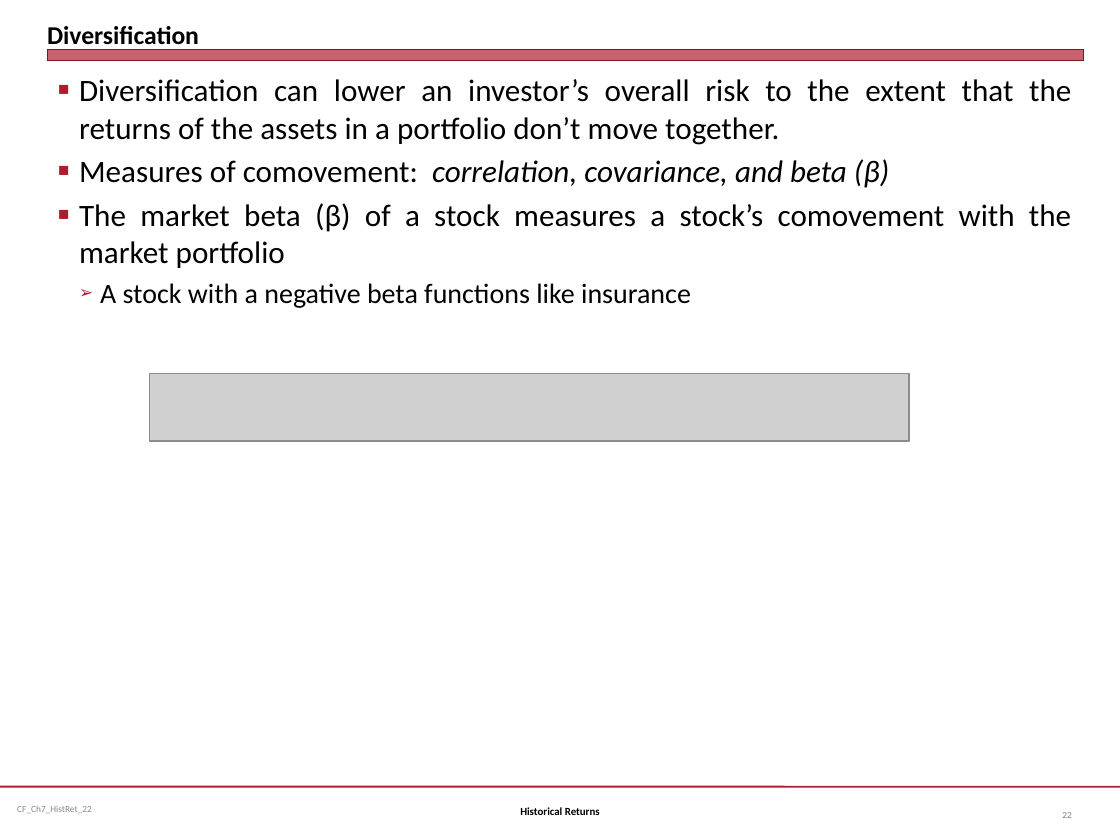
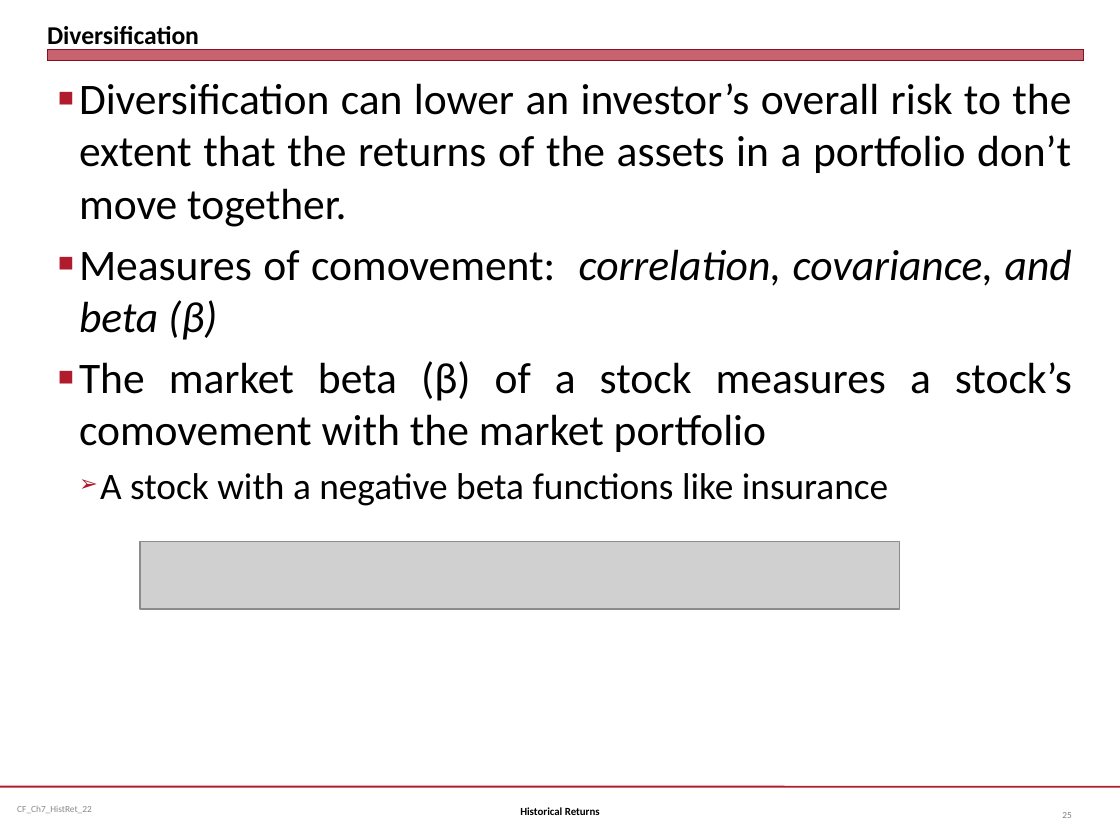
Before and after one commit to jmc877/Corporate-Finance, a slide deck: slide 25 of slides/CF_Ch7_HistRet_22.pptx (slide 22 before the commit). Drawn at 1120x840 pixels with LibreOffice and Linux fonts; fonts in the diff are those of the drawing; grey boxes stand for pictures. Boxes give left, top, right and bottom in pixels: in the first picture for what was removed or moved away, otherwise in the second. Text is boxed around its words. In the diff, an @@ line names an element or a change of style, - is before the commit and + after.

```diff
--- a/slides/CF_Ch7_HistRet_22.pptx
+++ b/slides/CF_Ch7_HistRet_22.pptx
@@ text "Diversification can lower an investor’s ..." at [79,83,1072,506]: size 20 to 28 pt in "Diversification can lower an investor’s overall risk ...", "Measures of comovement: correlation, covariance, and beta ...", "The market beta (β) of a stock ..."; size 18 to 24 pt in "A stock with a negative beta functions ..."; more space between paragraphs @@
@@ picture removed at [149,373,908,440] @@
@@ picture added at [140,541,899,608] @@
```
Also in this commit, not shown: 10 other slides changed, 4 slides added, 9 other files.
